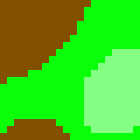
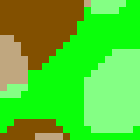
Comparing the layer stacks of the two 140×140 images. Changes:
painted on "Capa 0" over [0,0,126,140]
painted on "Capa 1" over [0,0,126,140]
